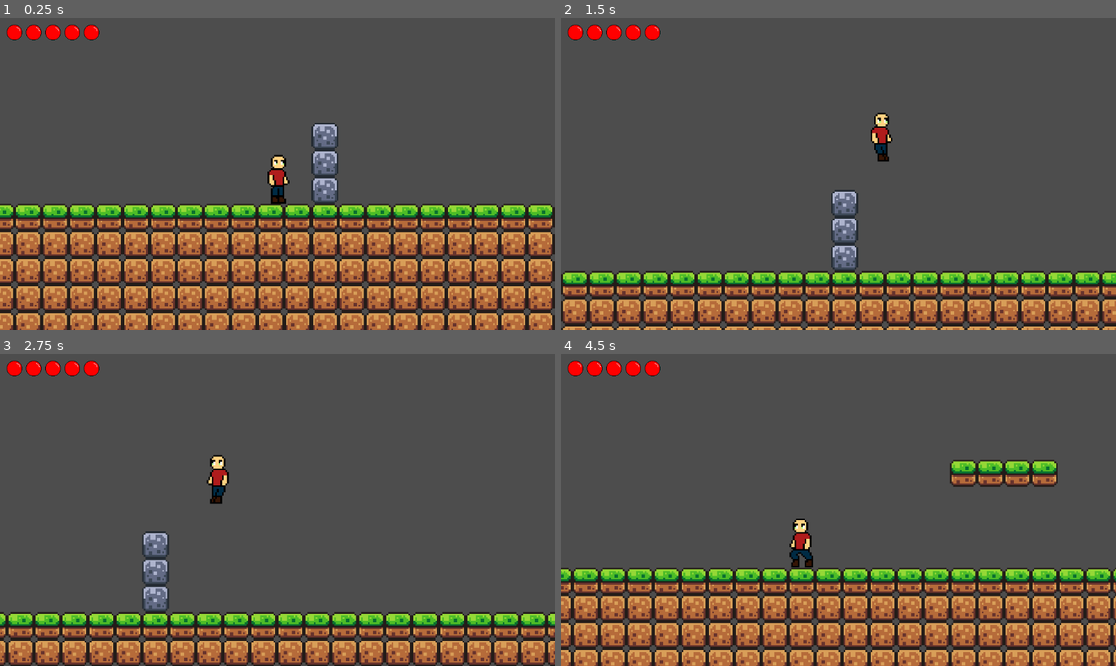
Above: before the commit, frames 1-4 (two rows, left to right).
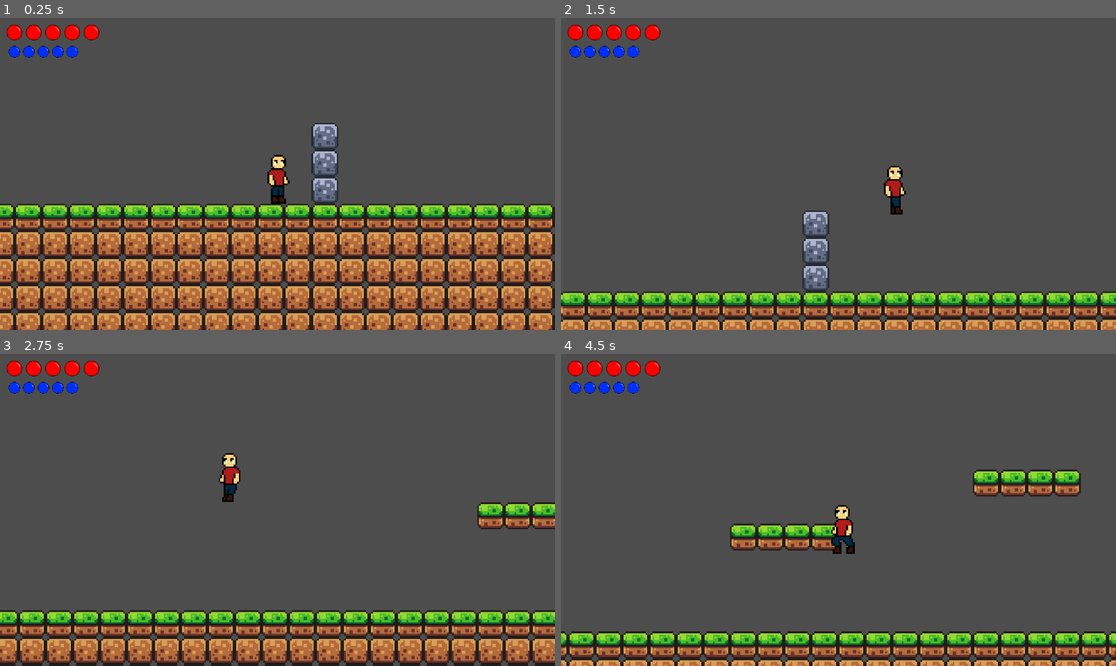
Above: after the commit, the same moments.

Repository: EduTOdev/BlockWorld
Game: Godot game, scene res://Stage/game.tscn
Two runs of this game, one before a commit and one after it. Both use one fixed random seed, a clock stepped at 60 frames per second and the inputs below.
Inputs (mouse positions are in pixels of both pictures, inside the frame that each line leads up to):
- Up to frame 1 (0.25 s): no input
- Up to frame 2 (1.5 s): tap Enter (ui_accept) at 0.5, 0.77, 0.8, 1.07, 1.35 s; move the mouse to (960, 158) at 0.52 s; hold Shift (Dash) 0.53-1.28 s; hold Right (ui_right) from 0.53 s (still down); click (960, 158) at 0.67 s; move the mouse to (727, 189) at 1.27 s
- Up to frame 3 (2.75 s): tap Enter (ui_accept) at 1.52, 1.82, 2.3 s; tap Shift (Dash) at 1.55 s; move the mouse to (333, 441) at 2.02 s; release Right (ui_right) at 2.03 s; hold Left (ui_left) from 2.03 s (still down); hold Shift (Dash) from 2.03 s (still down)
- Up to frame 4 (4.5 s): move the mouse to (810, 572) at 2.77 s; release Left (ui_left) at 2.78 s; release Shift (Dash) at 2.78 s; hold Right (ui_right) 2.78-4.28 s; tap Shift (Dash) at 2.85, 4.35 s; click (810, 572) at 2.92 s; tap Enter (ui_accept) at 3.02, 3.32 s; move the mouse to (1005, 556) at 3.52 s; hold Enter (ui_accept) 3.53-4.28 s; move the mouse to (672, 463) at 4.27 s; hold Left (ui_left) from 4.28 s (still down)

The runs differ from the first frame. In frame 1, 0.3% of the frame differs, in the area x 1-15%, y 8-13%; in frame 2, 20%; in frame 3, 16%; in frame 4, 34%, in the area x 0-100%, y 8-100%.

Commit message:
daily cum 2

Diff:
--- a/testmetodologiasagiles/Player/HUD/HUD.tscn
+++ b/testmetodologiasagiles/Player/HUD/HUD.tscn
@@ -7,3 +7,5 @@
 script = ExtResource("1_6lrxr")
 
 [node name="HP" type="Node2D" parent="."]
+
+[node name="Mana" type="Node2D" parent="."]
--- a/testmetodologiasagiles/Player/HUD/Hud.gd
+++ b/testmetodologiasagiles/Player/HUD/Hud.gd
@@ -1,7 +1,10 @@
 extends CanvasLayer
 
-const origenX = 30
-const origenY = 30
+const origenHPX = 30
+const origenHPY = 30
+const origenManaX = 30
+const origenManaY = 70
+
 
 func _ready() -> void:
 	Gamestate.hud = self
@@ -9,8 +12,14 @@
 		var escenaHP = load("res://Player/HUD/HP/Corazon.tscn")
 		var nuevoCorazon = escenaHP.instantiate()
 		$HP.add_child(nuevoCorazon)
-		nuevoCorazon.position.x = origenX + (i * 40)
-		nuevoCorazon.position.y = origenY
+		nuevoCorazon.position.x = origenHPX + (i * 40)
+		nuevoCorazon.position.y = origenHPY
+	for i in Gamestate.totalMana:
+		var escenaMana = load("res://Player/HUD/Mana/ManaBola.tscn")
+		var nuevoBola = escenaMana.instantiate()
+		$Mana.add_child(nuevoBola)
+		nuevoBola.position.x = origenManaX + (i * 30)
+		nuevoBola.position.y = origenManaY
 
 func agregarHPTotal():
 	Gamestate.totalHP += 1
@@ -30,8 +39,8 @@
 		var escenaHP = load("res://Player/HUD/HP/Corazon.tscn")
 		var nuevoCorazon = escenaHP.instantiate()
 		$HP.add_child(nuevoCorazon)
-		nuevoCorazon.position.x = origenX + (i * 40)
-		nuevoCorazon.position.y = origenY
+		nuevoCorazon.position.x = origenHPX + (i * 40)
+		nuevoCorazon.position.y = origenHPY
 
 func actualizarActualHP():
 	var indice = 0
@@ -41,3 +50,33 @@
 		else:
 			child.texture = load("res://Player/HUD/HP/CorazonFullNo.png")
 		indice += 1
+
+func agregarManaTotal():
+	Gamestate.totalMana += 1
+	actualizarManaTotal()
+
+func disminuirManaTotal():
+	if Gamestate.totalMana == 1:
+		return
+	Gamestate.totalMana -= 1
+	actualizarManaTotal()
+
+func actualizarManaTotal():
+	for child in $Mana.get_children():
+		child.queue_free()
+
+	for i in Gamestate.totalMana:
+		var escenaMana = load("res://Player/HUD/Mana/ManaBola.tscn")
+		var nuevoBola = escenaMana.instantiate()
+		$Mana.add_child(nuevoBola)
+		nuevoBola.position.x = origenManaX + (i * 30)
+		nuevoBola.position.y = origenManaY
+
+func actualizarActualMana():
+	var indice = 0
+	for child in $Mana.get_children():
+		if indice < Gamestate.actualMana:
+			child.texture = load("res://Player/HUD/Mana/ManaFull.png")
+		else:
+			child.texture = load("res://Player/HUD/Mana/ManaFullNo.png")
+		indice += 1
--- /dev/null
+++ b/testmetodologiasagiles/Player/HUD/Mana/ManaBola.tscn
@@ -0,0 +1,7 @@
+[gd_scene load_steps=2 format=3 uid="uid://d32nk8b102rt5"]
+
+[ext_resource type="Texture2D" uid="uid://g04nrfvyggkr" path="res://Player/HUD/Mana/ManaFull.png" id="1_6isge"]
+
+[node name="Sprite2D" type="Sprite2D"]
+scale = Vector2(0.75, 0.75)
+texture = ExtResource("1_6isge")
--- a/testmetodologiasagiles/Player/player.gd
+++ b/testmetodologiasagiles/Player/player.gd
@@ -3,8 +3,10 @@
 # Parametros Movimiento
 @export var SPEED = 150.0
 @export var JUMP_VELOCITY = -350.0
-@export var DASHSPEED = 300.0
+@export var DASHSPEED = 350.0
 @export var DashDuracion = 0.2
+@export var jump_buffer_time := 0.15
+var jump_buffer_timer := 0.0
 var Direction
 var lastDirection = 0
 var Dasheando = false
@@ -41,6 +43,16 @@
 		#Si toca el suelo reinicia su tiempoAire a 0
 		tiempoAire = 0
 		Dashes = 1
+		if jump_buffer_timer > 0:
+			velocity.y = JUMP_VELOCITY
+			jump_buffer_timer = 0
+			tiempoAire = 1
+
+	if Dasheando:
+		velocity.y = 0
+
+	if jump_buffer_timer > 0:
+		jump_buffer_timer -= delta
 
 	#Le indicamos su respectivo raycast a las variables
 	raycastTopIzq = $RayCastTopIzquierda
@@ -50,6 +62,9 @@
 		position.x += 5
 	else: if !raycastTopIzq.is_colliding() and raycastTopDer.is_colliding(): # Correcion de esquinas Der -> Izq
 		position.x -= 5
+
+	if $RayCastBottomFront1.is_colliding() and !$RayCastBottomFront2.is_colliding() and Dasheando:
+		position.y -= 8
 
 	# Manipular el salto del player
 	if Input.is_action_just_pressed("ui_accept") and tiempoAire < 0.1: # Coyote time
@@ -85,13 +100,14 @@
 	# Movimiento
 	if event.is_action_pressed("Dash"):
 		dash()
+	if event.is_action_pressed("ui_accept"):
+		jump_buffer_timer = jump_buffer_time
 
 func dash():
 	if Dasheando or Dashes <= 0:
 		return
 	Dasheando = true
 	Dashes -= 1
-	velocity.y = 0
 	#Aplica la velocidad.x en base a la direccion
 	if $AnimatedSprite2D.flip_h:
 		velocity.x = -1 * DASHSPEED
@@ -121,8 +137,16 @@
 		$WeaponHolder.position.x = 5
 		$WeaponHolder/RayCastFront.position.x = -2
 		$WeaponHolder/RayCastFront.target_position.x = 2
+		$RayCastBottomFront1.position.x = 3
+		$RayCastBottomFront1.target_position.x = 4
+		$RayCastBottomFront2.position.x = 3
+		$RayCastBottomFront2.target_position.x = 4
 	elif dir == -1:
 		$AnimatedSprite2D.position.x = 1
 		$WeaponHolder.position.x = -4
 		$WeaponHolder/RayCastFront.position.x = 2
 		$WeaponHolder/RayCastFront.target_position.x = -2
+		$RayCastBottomFront1.position.x = -2
+		$RayCastBottomFront1.target_position.x = -4
+		$RayCastBottomFront2.position.x = -2
+		$RayCastBottomFront2.target_position.x = -4
--- a/testmetodologiasagiles/Player/player.tscn
+++ b/testmetodologiasagiles/Player/player.tscn
@@ -95,7 +95,7 @@
 }],
 "loop": true,
 "name": &"moving",
-"speed": 10.0
+"speed": 20.0
 }]
 
 [sub_resource type="RectangleShape2D" id="RectangleShape2D_onrkg"]
@@ -113,13 +113,21 @@
 position = Vector2(0.5, 3)
 shape = SubResource("RectangleShape2D_onrkg")
 
+[node name="RayCastTopIzquierda" type="RayCast2D" parent="."]
+position = Vector2(-2, -10)
+target_position = Vector2(0, -2)
+
 [node name="RayCastTopDerecha" type="RayCast2D" parent="."]
 position = Vector2(3, -10)
 target_position = Vector2(0, -2)
 
-[node name="RayCastTopIzquierda" type="RayCast2D" parent="."]
-position = Vector2(-2, -10)
-target_position = Vector2(0, -2)
+[node name="RayCastBottomFront2" type="RayCast2D" parent="."]
+position = Vector2(3, 10)
+target_position = Vector2(4, 0)
+
+[node name="RayCastBottomFront1" type="RayCast2D" parent="."]
+position = Vector2(3, 16)
+target_position = Vector2(4, 0)
 
 [node name="WeaponHolder" type="Node2D" parent="."]
 position = Vector2(5, 3)
--- a/testmetodologiasagiles/Stage/camera.gd
+++ b/testmetodologiasagiles/Stage/camera.gd
@@ -3,6 +3,6 @@
 func _ready() -> void:
 	Gamestate.camera = self
 
-func _process(delta):
+func _process(_delta):
 	if Gamestate.player:
 		global_position = global_position.lerp(Gamestate.player.global_position, 0.1)
--- a/testmetodologiasagiles/Stage/game.tscn
+++ b/testmetodologiasagiles/Stage/game.tscn
@@ -157,7 +157,8 @@
 9:2/size_in_atlas = Vector2i(3, 1)
 9:2/0 = 0
 9:5/0 = 0
-9:5/0/physics_layer_1/polygon_0/points = PackedVector2Array(-8, -8, 8, -8, 8, -6.29505, 8, 8, -8, 8)
+9:5/0/physics_layer_0/polygon_0/points = PackedVector2Array(-8, -8, 8, -8, 8, 8, -8, 8)
+9:5/0/physics_layer_1/polygon_0/points = PackedVector2Array(-8, -8, 8, -8, 8, 8, -8, 8)
 
 [sub_resource type="TileSet" id="TileSet_feb5d"]
 physics_layer_0/collision_layer = 1
@@ -168,7 +169,6 @@
 sources/1 = SubResource("TileSetAtlasSource_m1d6b")
 
 [node name="Game" type="Node2D"]
-position = Vector2(0, -1)
 script = ExtResource("1_axohr")
 
 [node name="TileMapLayer" type="TileMapLayer" parent="."]
--- a/testmetodologiasagiles/Stage/gamestate.gd
+++ b/testmetodologiasagiles/Stage/gamestate.gd
@@ -5,3 +5,5 @@
 var camera: Camera2D = null
 var totalHP = 5
 var actualHP = 5
+var totalMana = 5
+var actualMana = 5
--- a/testmetodologiasagiles/weapons/Laser/laser.gd
+++ b/testmetodologiasagiles/weapons/Laser/laser.gd
@@ -5,18 +5,28 @@
 @export var LaserColor := Color.RED
 @export var LaserAnchura := 3.0
 @export var collisionMask: int = 1
+@export var manaRecoveryDelay := 0.5
 
 #Posicion Impacto
 var hitPosition: Vector2
 var hitCollider: Node = null
 
-func _process(_delta):
+# Control de delay
+var recoveryTimer := 0.0
+
+func _process(delta):
 	#Detecta en tiempo real si se esta manteniendo pulsado el clic izq del mouse
 	laserVisible = Input.is_mouse_button_pressed(MOUSE_BUTTON_LEFT)
 	if laserVisible:
-		if get_parent().get_child(0).is_colliding():
+		recoveryTimer = manaRecoveryDelay
+
+		if get_parent().get_child(0).is_colliding() or Gamestate.actualMana <= 0:
 				laserVisible = false
+				queue_redraw()
 				return
+		Gamestate.actualMana -= delta
+		Gamestate.actualMana = clamp(Gamestate.actualMana, 0, Gamestate.totalMana)
+		Gamestate.hud.actualizarActualMana()
 		var Laser = global_position
 		var Mouse = get_global_mouse_position()
 
@@ -37,6 +47,13 @@
 			hitCollider = null
 		queue_redraw()
 	else:
+		if recoveryTimer > 0:
+			recoveryTimer -= delta
+		else:
+			if Gamestate.actualMana < Gamestate.totalMana:
+				Gamestate.actualMana += delta
+				Gamestate.actualMana = clamp(Gamestate.actualMana, 0, Gamestate.totalMana)
+				Gamestate.hud.actualizarActualMana()
 		queue_redraw()
 
 
--- a/testmetodologiasagiles/weapons/Shield/shield.gd
+++ b/testmetodologiasagiles/weapons/Shield/shield.gd
@@ -3,6 +3,10 @@
 #Parametros Escudo
 var escudoActivado = false
 var distanciaMaxima = 40
+
+@export var manaRecoveryDelay := 0.5
+# Control de delay
+var recoveryTimer := 0.0
 
 func _process(delta):
 	escudoActivado = Input.is_mouse_button_pressed(MOUSE_BUTTON_LEFT)
@@ -12,7 +16,13 @@
 	var distancia = direccion.length()
 
 	if escudoActivado:
+		if Gamestate.actualMana <= 0:
+			visible = false
+			return
 		visible = true
+		Gamestate.actualMana -= delta * 2
+		Gamestate.actualMana = clamp(Gamestate.actualMana, 0, Gamestate.totalMana)
+		Gamestate.hud.actualizarActualMana()
 		var direccionNormalizada = Vector2.ZERO
 		if distancia != 0:
 			direccionNormalizada = direccion.normalized()
@@ -21,4 +31,11 @@
 		if direccion != Vector2.ZERO:
 			rotation = direccion.angle()
 	else:
+		if recoveryTimer > 0:
+			recoveryTimer -= delta
+		else:
+			if Gamestate.actualMana < Gamestate.totalMana:
+				Gamestate.actualMana += delta
+				Gamestate.actualMana = clamp(Gamestate.actualMana, 0, Gamestate.totalMana)
+				Gamestate.hud.actualizarActualMana()
 		visible = false
Binary file added: testmetodologiasagiles/Player/HUD/Mana/ManaFull.png
Not shown, added: testmetodologiasagiles/Player/HUD/Mana/ManaFull.png.import
Binary file added: testmetodologiasagiles/Player/HUD/Mana/ManaFullNo.png
Not shown, added: testmetodologiasagiles/Player/HUD/Mana/ManaFullNo.png.import
